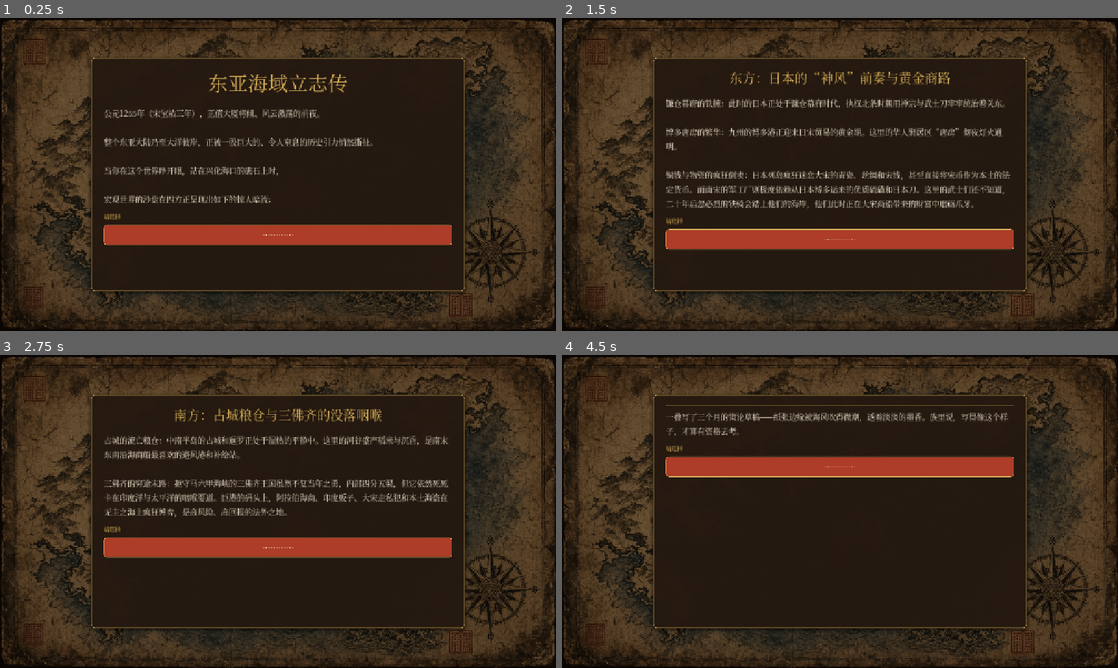
Above: before the commit, frames 1-4 (two rows, left to right).
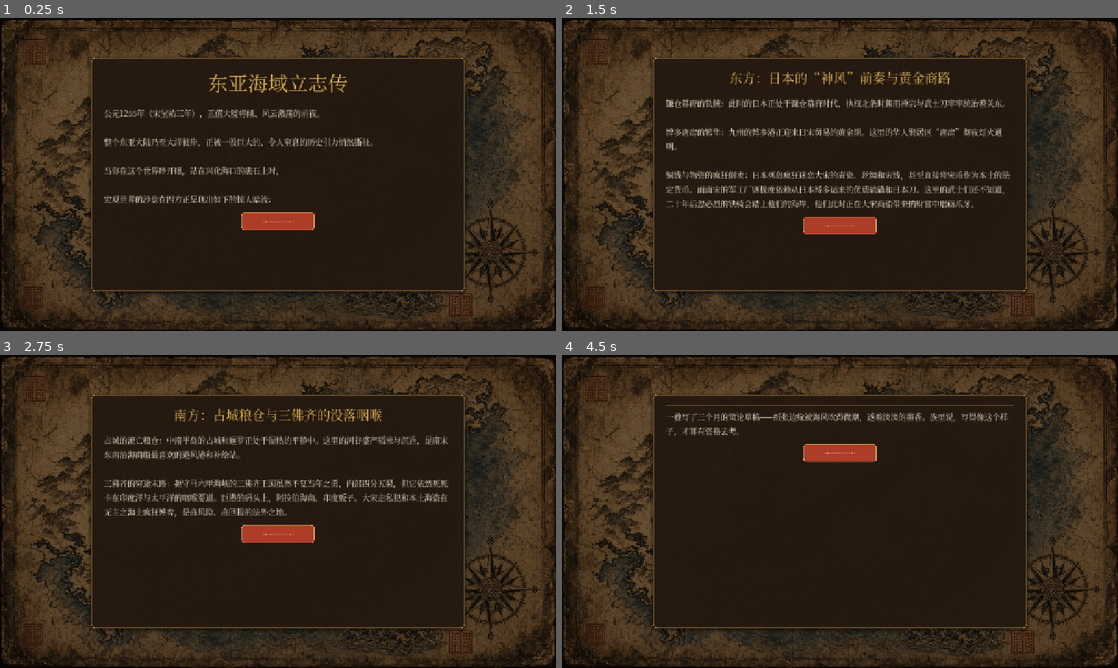
Above: after the commit, the same moments.

Repository: haru225-coder/nk1
Game: Godot game, scene res://scenes/Main.tscn
Same seed, same stepped clock (60 frames per second), same inputs: the game is played once before the commit and once after it.
Inputs (mouse positions are in pixels of both pictures, inside the frame that each line leads up to):
- Up to frame 1 (0.25 s): no input
- Up to frame 2 (1.5 s): click "…………" at 0.5 s; click "…………" at 1.25 s
- Up to frame 3 (2.75 s): click "…………" at 2 s
- Up to frame 4 (4.5 s): click "…………" at 2.75 s; tap Enter (ui_accept) at 3.5 s; move the mouse to (962, 495) at 3.52 s; hold Right (ui_right) 3.53-4.25 s; hold Enter (ui_accept) 3.53-4.25 s; click "…………" at 4.25 s

The runs differ from the first frame. In frame 1, 4.5% of the frame differs, in the area x 18-82%, y 62-73%; in frame 2, 4.7%, in the area x 18-82%, y 63-75%; in frame 3, 4.5%; in frame 4, 4.7%.

Commit message:
fix(ui): 卷首翻页收成居中朱印
省略号不再铺成整条朱砂，也不再写「请选择」。货引和策问仍走挑签。窗口里点过一页，印在册页中线，下一页同样居中。

Co-authored-by: haru225-coder <haru225-coder@users.noreply.github.com>

Diff:
--- a/scripts/Main.gd
+++ b/scripts/Main.gd
@@ -2043,22 +2043,43 @@
 	if choices.is_empty():
 		return
 	choices_label.visible = true
+	var cinematic := str(current_scene_id).begins_with("cg_")
 	var shown := 0
+	var page_turns := 0
 	for choice in choices:
 		if not GameState.choice_visible(choice):
 			continue
+		var label := str(choice.get("label", "继续"))
 		var btn = Button.new()
-		btn.text = choice.get("label", "继续")
+		btn.text = label
 		btn.pressed.connect(_on_choice_pressed.bind(choice))
 		choices_container.add_child(btn)
 		UiTheme.style_choice_button(btn)
-		if str(current_scene_id).begins_with("cg_"):
+		# 卷首翻页只有一串省略号，收成居中朱印，不再铺成整条。
+		# 真正的岔路（货引 / 策问）留挑签。
+		if cinematic and _is_page_turn(label):
 			UiTheme.style_button(btn, true)
 			btn.alignment = HORIZONTAL_ALIGNMENT_CENTER
-			btn.custom_minimum_size = Vector2(220, 46)
+			btn.custom_minimum_size = Vector2(168, 40)
+			btn.size_flags_horizontal = Control.SIZE_SHRINK_CENTER
+			page_turns += 1
 		shown += 1
+	if cinematic and shown > 0 and page_turns == shown:
+		choices_label.visible = false
 	if shown == 0:
 		_add_fallback_return_button()
+
+
+## 「…………」这类翻页，不是要玩家做决断。
+func _is_page_turn(label: String) -> bool:
+	var t := label.strip_edges()
+	if t == "":
+		return true
+	for i in t.length():
+		var ch := t.unicode_at(i)
+		if ch != 0x2026 and ch != 0x002E and ch != 0x3002 and ch != 0x00B7:
+			return false
+	return true
 
 
 func _on_choice_pressed(choice_data: Dictionary) -> void:
Not shown, changed: docs/复刻设计_大航海时代标准.md
